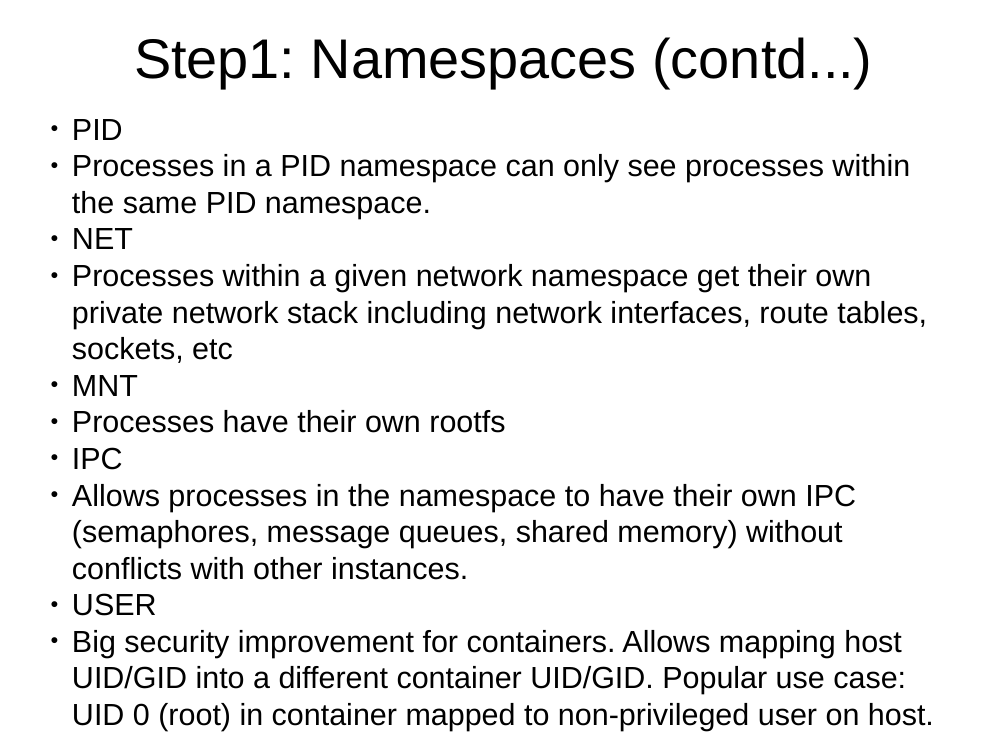
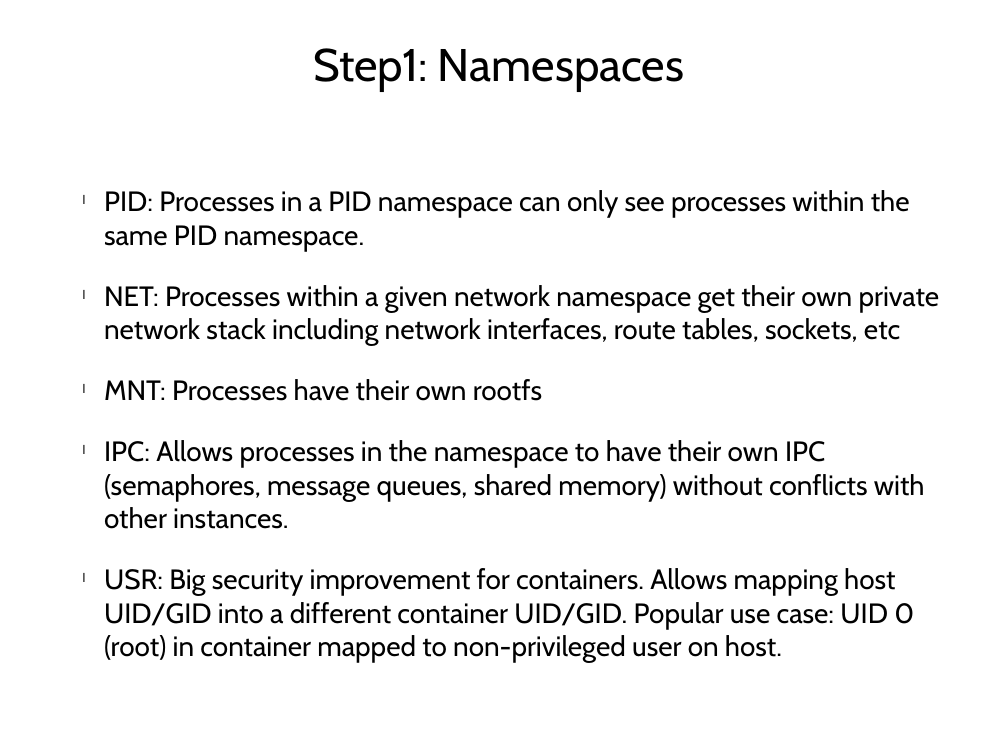
Before and after one commit to CodeChix-OpenSource/DockerIntro, a slide deck: slide 19 of slides/DockerIntro.pptx. Drawn at 1008x756 pixels with LibreOffice and Linux fonts; fonts in the diff are those of the drawing; background and template pictures are left out. Boxes give left, top, right and bottom in pixels: in the first picture for what was removed or moved away, otherwise in the second. Text is boxed around its words. In the diff, an @@ line names an element or a change of style, - is before the commit and + after.

Commit message:
Update to the slides.

```diff
--- a/slides/DockerIntro.pptx
+++ b/slides/DockerIntro.pptx
@@ text at bbox=[313, 48, 684, 92]: text changed; size 44 to 36 pt; font Arial to Cabin @@
-Step1: Namespaces (contd...)
+Step1: Namespaces
@@ text at bbox=[104, 190, 940, 663]: text changed; size 24 to 22 pt; font Arial to Cabin @@
-● PID
-● Processes in a PID namespace can only see processes within the same PID namespace.
-● NET
-● Processes within a given network namespace get their own private network stack including network interfaces, route tables, sockets, etc
-● MNT
-● Processes have their own rootfs
-● IPC
-● Allows processes in the namespace to have their own IPC (semaphores, message queues, shared memory) without conflicts with other instances.
-● USER
-● Big security improvement for containers. Allows mapping host UID/GID into a different container UID/GID. Popular use case: UID 0 (root) in container mapped to non-privileged user on host.
+l PID: Processes in a PID namespace can only see processes within the same PID namespace.
+l NET: Processes within a given network namespace get their own private network stack including network interfaces, route tables, sockets, etc
+l MNT: Processes have their own rootfs
+l IPC: Allows processes in the namespace to have their own IPC (semaphores, message queues, shared memory) without conflicts with other instances.
+l USR: Big security improvement for containers. Allows mapping host UID/GID into a different container UID/GID. Popular use case: UID 0 (root) in container mapped to non-privileged user on host.
```
Also in this commit, not shown: 25 other slides changed.
